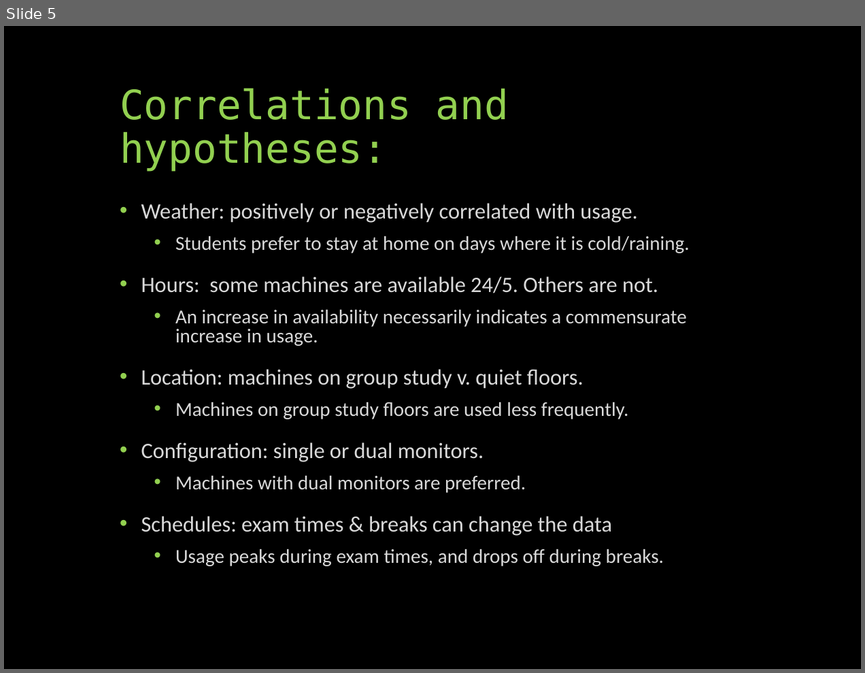
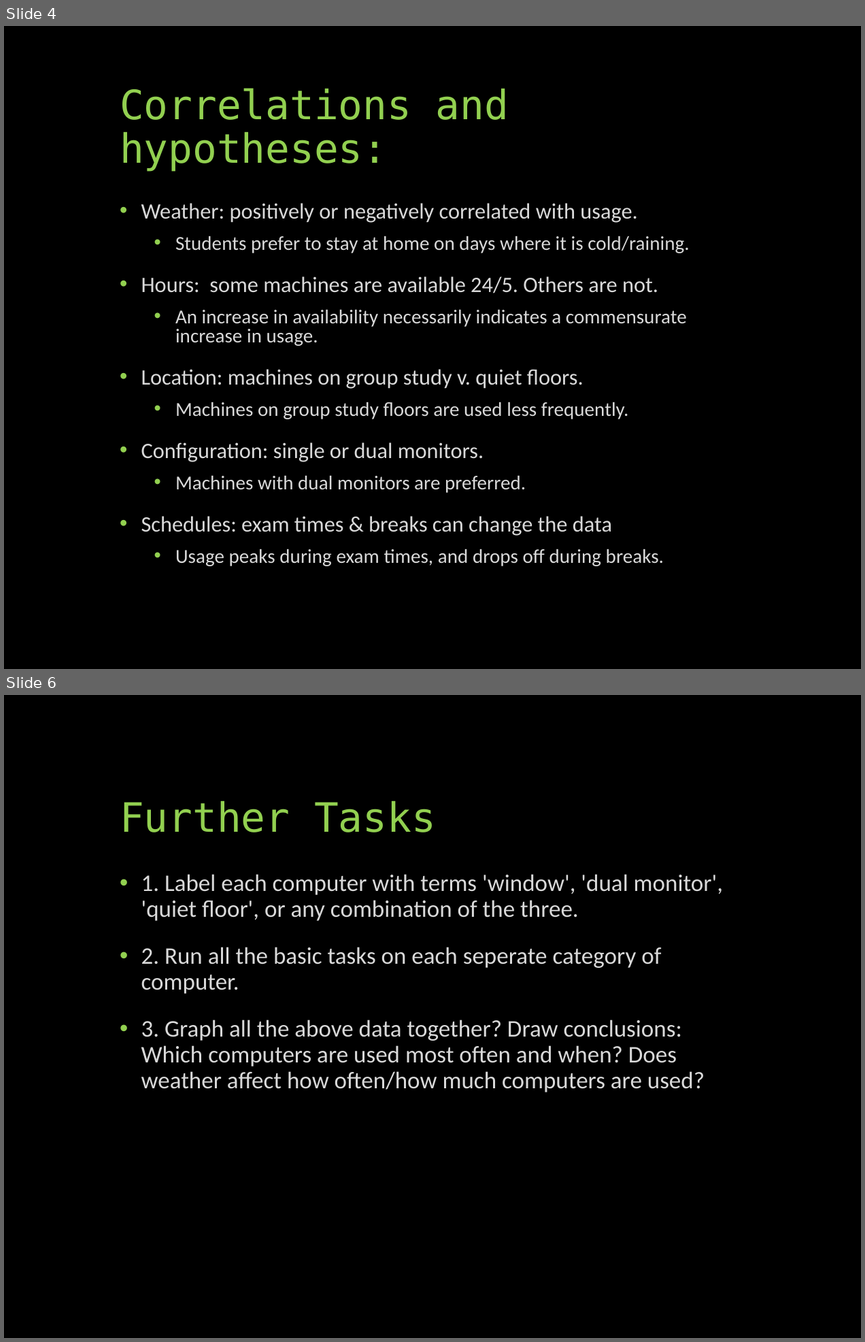
Before and after one commit to UNCG-CSE/Library-Computer-Usage-Analysis, a slide deck: docs/Computers in the Libraries.pptx. Shown one above the other, each under a label of ours: slide 5 before the commit, slides 4 and 6 after it; the slides between them are not shown. The pictures are 865x673 and 865x1342 pixels, drawn with LibreOffice and Linux fonts; fonts in the diff are those of the drawing. Boxes give left, top, right and bottom in pixels: in the first picture for what was removed or moved away, otherwise in the second. Text is boxed around its words. In the diff, an @@ line names an element or a change of style, - is before the commit and + after.

Commit message:
Add files via upload
Updated powerpoint presentation

```diff
--- a/docs/Computers in the Libraries.pptx
+++ b/docs/Computers in the Libraries.pptx
@@ slide 6 added at <box>4,695,861,1338</box>, background #000000 @@
@@ title added at <box>120,801,436,832</box>, 34 pt, text #92D050 @@
+Further Tasks
@@ text added at <box>141,874,723,1092</box>, 20 pt, text #D9D9D9 @@
+• 1. Label each computer with terms 'window', 'dual monitor', 'quiet floor', or any combination of the three.
+• 2. Run all the basic tasks on each seperate category of computer.
+• 3. Graph all the above data together? Draw conclusions: Which computers are used most often and when? Does weather affect how often/how much computers are used?
@@ what was slide 5 is now slide 4 @@
```
Also in this commit, not shown: 3 other slides added.
